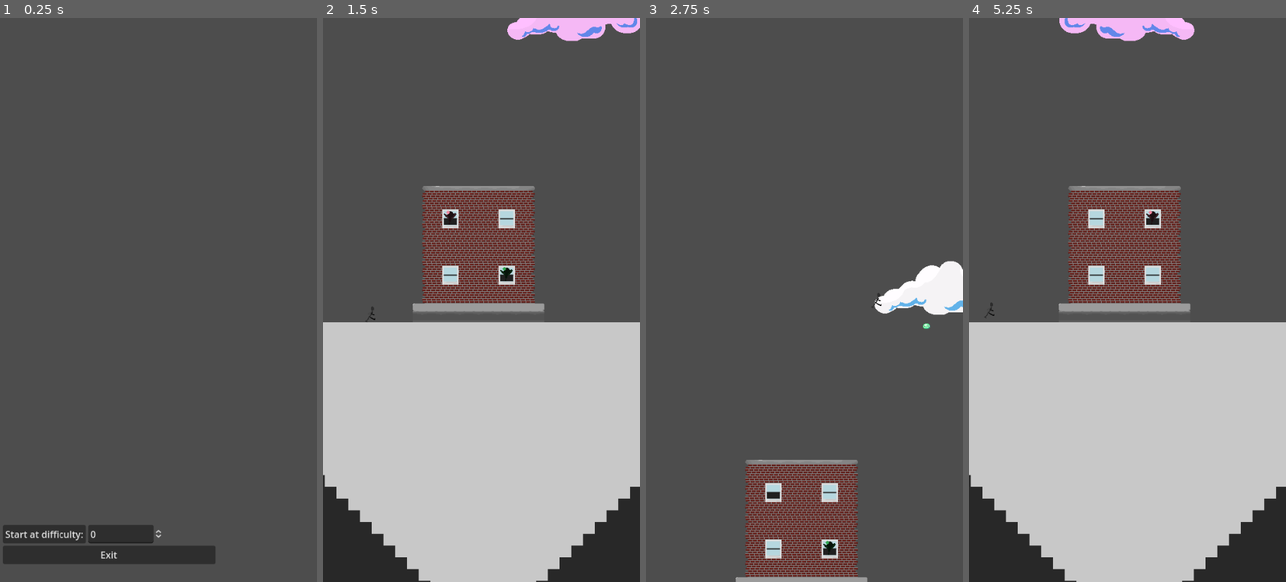
Above: before the commit, frames 1-4 (left to right).
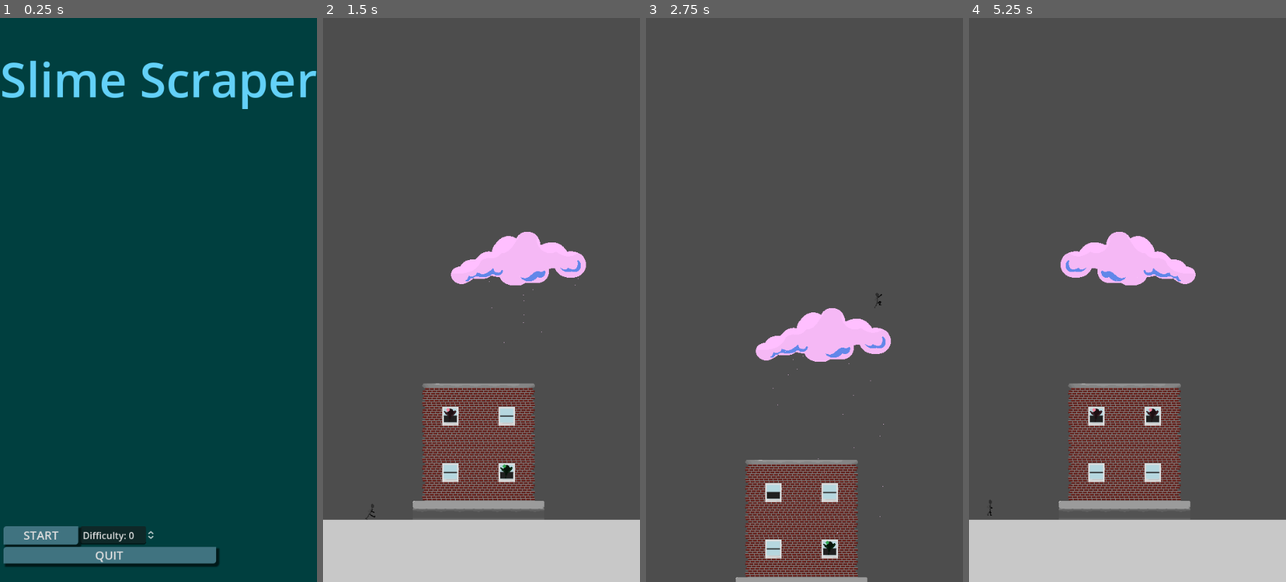
Above: after the commit, the same moments.

Repository: schonewillejacob/SlimeScraper
Game: Godot game, scene res://Data/Scenes/Main.tscn
Two runs of this game, one before a commit and one after it. Both use one fixed random seed, a clock stepped at 60 frames per second and the inputs below. Sound files missing from this copy of the repository are replaced by a short silence.
Inputs:
- Up to frame 1 (0.25 s): no input
- Up to frame 2 (1.5 s): click "Start at difficulty:" (after the commit: "START") at 0.5 s; hold D (user_right) from 1.28 s (still down)
- Up to frame 3 (2.75 s): keep holding D (user_right); tap W (user_up) at 1.52, 2.27 s
- Up to frame 4 (5.25 s): release D (user_right) at 2.78 s; hold A (user_left) 2.78-3.53 s; hold D (user_right) 3.53-5 s; tap W (user_up) at 3.77, 4.52 s; tap Escape (user_decline) at 4.9 s; click "Start at difficulty:" (after the commit: "START") at 5 s

The runs differ from the first frame. In frame 1, 100% of the frame differs, in the area x 0-100%, y 0-100%; in frame 2, 49%; in frame 3, 4.2%; in frame 4, 49%.

Commit message:
menu theme, rain particles.

Diff:
--- a/src/Data/Scenes/Cloud.tscn
+++ b/src/Data/Scenes/Cloud.tscn
@@ -1,7 +1,8 @@
-[gd_scene load_steps=3 format=3 uid="uid://c5v5faouhqdpa"]
+[gd_scene load_steps=4 format=3 uid="uid://c5v5faouhqdpa"]
 
 [ext_resource type="Script" path="res://Data/Scripts/Cloud.gd" id="1_ovjl3"]
 [ext_resource type="Texture2D" uid="uid://csudlgryq5yxg" path="res://Assets/Graphics/Sprites/cloud.png" id="2_rtcqr"]
+[ext_resource type="PackedScene" uid="uid://dmf7j18wj8qut" path="res://Data/Scenes/rain.tscn" id="3_3xrsh"]
 
 [node name="Cloud" type="Node2D" groups=["Cloud"]]
 script = ExtResource("1_ovjl3")
@@ -13,4 +14,8 @@
 [node name="spawn_attempt" type="Timer" parent="."]
 autostart = true
 
+[node name="rain" parent="." instance=ExtResource("3_3xrsh")]
+lifetime = 6.0
+visibility_rect = Rect2(-1000, -1000, 2000, 20000)
+
 [connection signal="timeout" from="spawn_attempt" to="." method="spawn"]
--- a/src/Data/Scenes/Main.tscn
+++ b/src/Data/Scenes/Main.tscn
@@ -1,49 +1,90 @@
-[gd_scene load_steps=3 format=3 uid="uid://c1n3k4tvfl47t"]
+[gd_scene load_steps=6 format=3 uid="uid://c1n3k4tvfl47t"]
 
 [ext_resource type="Script" path="res://Data/Scripts/Main.gd" id="1_luhap"]
 [ext_resource type="AudioStream" uid="uid://c4vev0fcgl1c0" path="res://Assets/Audio/main.wav" id="3_hl3o2"]
 
+[sub_resource type="StyleBoxFlat" id="StyleBoxFlat_nbum2"]
+bg_color = Color(0.25098, 0.45098, 0.501961, 1)
+corner_radius_top_left = 5
+corner_radius_bottom_right = 5
+shadow_size = 3
+shadow_offset = Vector2(4, 4)
+
+[sub_resource type="StyleBoxFlat" id="StyleBoxFlat_4ygsm"]
+
+[sub_resource type="Theme" id="Theme_3n1ot"]
+Button/font_sizes/font_size = 20
+Button/styles/normal = SubResource("StyleBoxFlat_nbum2")
+Button/styles/pressed = SubResource("StyleBoxFlat_4ygsm")
+RichTextLabel/colors/default_color = Color(0.388235, 0.819608, 0.972549, 1)
+RichTextLabel/font_sizes/normal_font_size = 82
+
 [node name="Main" type="Node2D"]
 script = ExtResource("1_luhap")
-
-[node name="Menu" type="VBoxContainer" parent="."]
-custom_minimum_size = Vector2(256, 0)
-anchors_preset = 2
-anchor_top = 1.0
-anchor_bottom = 1.0
-offset_left = 5.0
-offset_top = 863.0
-offset_right = 369.0
-offset_bottom = 951.0
-grow_vertical = 0
-scale = Vector2(0.994902, 1.00848)
-
-[node name="HBoxContainer" type="HBoxContainer" parent="Menu"]
-layout_mode = 2
-
-[node name="start" type="Button" parent="Menu/HBoxContainer"]
-custom_minimum_size = Vector2(128, 0)
-layout_mode = 2
-text = "Start at difficulty:"
-
-[node name="SpinBox" type="SpinBox" parent="Menu/HBoxContainer"]
-custom_minimum_size = Vector2(128, 0)
-layout_mode = 2
-
-[node name="options" type="Button" parent="Menu"]
-visible = false
-layout_mode = 2
-text = "Options"
-
-[node name="exit" type="Button" parent="Menu"]
-layout_mode = 2
-text = "Exit
-"
 
 [node name="ASP" type="AudioStreamPlayer" parent="."]
 stream = ExtResource("3_hl3o2")
 autoplay = true
 
-[connection signal="pressed" from="Menu/HBoxContainer/start" to="." method="start_game"]
-[connection signal="pressed" from="Menu/options" to="." method="options"]
-[connection signal="pressed" from="Menu/exit" to="." method="exit_game"]
+[node name="Control" type="Control" parent="."]
+layout_mode = 3
+anchors_preset = 0
+offset_right = 40.0
+offset_bottom = 40.0
+theme = SubResource("Theme_3n1ot")
+
+[node name="ColorRect" type="ColorRect" parent="Control"]
+custom_minimum_size = Vector2(540, 960)
+offset_right = 540.0
+offset_bottom = 960.0
+color = Color(0, 0.247059, 0.247059, 1)
+
+[node name="RichTextLabel" type="RichTextLabel" parent="Control"]
+custom_minimum_size = Vector2(540, 0)
+layout_mode = 0
+offset_top = 47.0
+offset_right = 540.0
+offset_bottom = 160.0
+text = "Slime Scraper"
+fit_content = true
+scroll_active = false
+tab_size = 8
+
+[node name="Menu" type="VBoxContainer" parent="Control"]
+custom_minimum_size = Vector2(256, 0)
+layout_mode = 1
+anchors_preset = 2
+anchor_top = 1.0
+anchor_bottom = 1.0
+offset_left = 6.0
+offset_top = 825.0
+offset_right = 370.0
+offset_bottom = 913.0
+grow_vertical = 0
+scale = Vector2(0.994902, 1.00848)
+
+[node name="HBoxContainer" type="HBoxContainer" parent="Control/Menu"]
+layout_mode = 2
+
+[node name="start" type="Button" parent="Control/Menu/HBoxContainer"]
+custom_minimum_size = Vector2(128, 0)
+layout_mode = 2
+text = "START"
+
+[node name="SpinBox" type="SpinBox" parent="Control/Menu/HBoxContainer"]
+custom_minimum_size = Vector2(128, 0)
+layout_mode = 2
+prefix = "Difficulty:"
+
+[node name="options" type="Button" parent="Control/Menu"]
+visible = false
+layout_mode = 2
+text = "Options"
+
+[node name="exit" type="Button" parent="Control/Menu"]
+layout_mode = 2
+text = "QUIT"
+
+[connection signal="pressed" from="Control/Menu/HBoxContainer/start" to="." method="start_game"]
+[connection signal="pressed" from="Control/Menu/options" to="." method="options"]
+[connection signal="pressed" from="Control/Menu/exit" to="." method="exit_game"]
--- a/src/Data/Scenes/PlayArea.tscn
+++ b/src/Data/Scenes/PlayArea.tscn
@@ -1,11 +1,10 @@
-[gd_scene load_steps=10 format=3 uid="uid://dhuuw76udngo3"]
+[gd_scene load_steps=9 format=3 uid="uid://dhuuw76udngo3"]
 
 [ext_resource type="PackedScene" uid="uid://dlea8lco0wv1f" path="res://Data/Scenes/Player.tscn" id="2_tilqw"]
 [ext_resource type="PackedScene" uid="uid://c6loarmpx1hpt" path="res://Data/Scenes/Building.tscn" id="3_cthy5"]
 [ext_resource type="PackedScene" uid="uid://eh3ftx371nv6" path="res://Data/Scenes/Floor.tscn" id="3_iqxc3"]
 [ext_resource type="Script" path="res://Data/Scripts/Musicbox.gd" id="4_80uag"]
 [ext_resource type="AudioStream" uid="uid://c4vev0fcgl1c0" path="res://Assets/Audio/main.wav" id="4_kw2ke"]
-[ext_resource type="PackedScene" uid="uid://c5v5faouhqdpa" path="res://Data/Scenes/Cloud.tscn" id="5_g2g3w"]
 [ext_resource type="Script" path="res://Data/Scripts/CameraCarrier2D.gd" id="6_f53lg"]
 [ext_resource type="AudioStream" uid="uid://d45kbfubirvi" path="res://Assets/Audio/rain.wav" id="6_lpduh"]
 [ext_resource type="Script" path="res://Data/Scripts/RainPlayer.gd" id="7_x52aa"]
@@ -13,9 +12,6 @@
 [node name="PlayArea" type="Node2D"]
 
 [node name="stage" type="Node" parent="."]
-
-[node name="Cloud" parent="stage" instance=ExtResource("5_g2g3w")]
-position = Vector2(271, 263)
 
 [node name="Building" parent="stage" instance=ExtResource("3_cthy5")]
 position = Vector2(297, 592)
@@ -30,8 +26,7 @@
 max_polyphony = 9
 script = ExtResource("4_80uag")
 
-[node name="rain_player" type="AudioStreamPlayer2D" parent="stage"]
-position = Vector2(283, 605)
+[node name="rain_player" type="AudioStreamPlayer" parent="stage"]
 stream = ExtResource("6_lpduh")
 autoplay = true
 script = ExtResource("7_x52aa")
--- a/src/Data/Scenes/Player.tscn
+++ b/src/Data/Scenes/Player.tscn
@@ -186,7 +186,7 @@
 anim_player = NodePath("../AnimationPlayer")
 active = true
 parameters/playback = SubResource("AnimationNodeStateMachinePlayback_c5kwo")
-parameters/Jump/blend_position = -0.00508475
+parameters/Jump/blend_position = -0.254237
 
 [node name="AnimationPlayer" type="AnimationPlayer" parent="."]
 libraries = {
--- a/src/Data/Scenes/Slime.tscn
+++ b/src/Data/Scenes/Slime.tscn
@@ -120,7 +120,7 @@
 sprite_frames = SubResource("SpriteFrames_yyy5h")
 animation = &"idle"
 autoplay = "idle"
-frame_progress = 0.936985
+frame_progress = 0.321338
 
 [node name="CollisionShape2D" type="CollisionShape2D" parent="."]
 position = Vector2(0, 1)
--- a/src/Data/Scenes/menus/RoundTransition.tscn
+++ b/src/Data/Scenes/menus/RoundTransition.tscn
@@ -1,3 +1,14 @@
 [gd_scene format=3 uid="uid://m1wwjpbwjhil"]
 
-[node name="RoundTransition" type="Node2D"]
+[node name="RoundTransition" type="Control"]
+layout_mode = 3
+anchors_preset = 0
+size_flags_horizontal = 6
+size_flags_vertical = 6
+
+[node name="ColorRect" type="ColorRect" parent="."]
+custom_minimum_size = Vector2(540, 960)
+layout_mode = 0
+offset_right = 40.0
+offset_bottom = 40.0
+color = Color(0, 0.247059, 0.247059, 1)
--- /dev/null
+++ b/src/Data/Scenes/rain.tscn
@@ -0,0 +1,19 @@
+[gd_scene load_steps=2 format=3 uid="uid://dmf7j18wj8qut"]
+
+[sub_resource type="ParticleProcessMaterial" id="ParticleProcessMaterial_gpfsy"]
+emission_shape = 3
+emission_box_extents = Vector3(96, 1, 1)
+particle_flag_disable_z = true
+direction = Vector3(-10, 10, 0)
+spread = 0.0
+gravity = Vector3(0, 200, 0)
+initial_velocity_min = 35.0
+initial_velocity_max = 35.0
+orbit_velocity_min = 0.0
+orbit_velocity_max = 0.0
+color = Color(1, 0.803922, 0.988235, 1)
+
+[node name="rain" type="GPUParticles2D"]
+amount = 75
+process_material = SubResource("ParticleProcessMaterial_gpfsy")
+lifetime = 3.0
--- a/src/Data/Scripts/Building.gd
+++ b/src/Data/Scripts/Building.gd
@@ -7,6 +7,7 @@
 # Loads
 @onready var map = $BaseMap
 @onready var civilian_class = preload("res://Data/Scenes/Civilian.tscn")
+@onready var cloud_class = preload("res://Data/Scenes/Cloud.tscn")
 # Civilian mgmt
 var civilian_list = []
 var civilian_max : int = 0
@@ -20,12 +21,11 @@
 	for body in get_overlapping_bodies():
 		if body.has_method("hit_building"):
 			var nearest = null
-			for civs in civilian_list:
-				if nearest == null || body.global_position.distance_to(civs.global_position) < nearest:
-					nearest = civs.global_position.distance_to(body.global_position)
+			for civ in civilian_list:
+				if nearest == null || (body.global_position - civ.global_position) < nearest:
+					nearest = civ.global_position - body.global_position
 			if nearest:
-				body.hit_building(nearest)
-#				print(nearest)
+				body.hit_building(nearest.normalized())
 
 
 
@@ -60,9 +60,9 @@
 
 #				Window
 				if k==1:
-					if randf() < .25:
+					if randf() < .35:
 						var inst_civilian = civilian_class.instantiate()
-						civilian_max += 1
+						GameController.civilians_total += 1
 						inst_civilian.set_global_position(map.map_to_local(Vector2i(startingPosX,startingPosY+k)) + transform.origin)
 						inst_civilian.set_collision_layer_value(5, true)
 						inst_civilian._parent = self
@@ -91,7 +91,12 @@
 	var shape_height = ((buildingHeight * 3) * 32)*2
 	$CollisionShape2D.set_shape(RectangleShape2D.new())
 	$CollisionShape2D.shape.size = Vector2(shape_width,shape_height)
-	#	Guard clause: empty level
+#	create clouds
+	for c in ceil((GameController.difficulty+1)/16.0):
+		var cloud_inst = cloud_class.instantiate()
+		cloud_inst.transform = transform
+		add_child(cloud_inst)
+#	Guard clause: empty level
 	if civilian_list == []:
 		print("Reloading, empty civilian_list (guard triggered)")
 		reload_building()
@@ -99,6 +104,8 @@
 func reload_building():
 	map.clear() 									# Clear the tilemap
 	get_tree().call_group("Civilian","rescue",0) 	# Remove civilians
+	get_tree().call_group("Cloud","queue_free") 	# Remove civilians
 	civilian_list = []								# Empty list
-	civilian_max = 0
+	GameController.civilians_rescued = 0
+	GameController.civilians_total = 0
 	create_building(GameController.difficulty)		# Recreate building
--- a/src/Data/Scripts/CameraCarrier2D.gd
+++ b/src/Data/Scripts/CameraCarrier2D.gd
@@ -1,12 +1,9 @@
 extends Camera2D
 
-var max_y = 450.0
+var max_y = 250.0
 @export var playerPath : NodePath
 @onready var player = get_node(playerPath)
 
-func _ready():
-#	Protect against naked executions
-	if player: max_y = player.transform.origin.y
 
 func _physics_process(delta):
 	carry_to_player(delta)
--- a/src/Data/Scripts/Cloud.gd
+++ b/src/Data/Scripts/Cloud.gd
@@ -4,12 +4,13 @@
 @onready var spawn_attempt : Timer = $spawn_attempt
 @onready var slime_class = preload("res://Data/Scenes/Slime.tscn")
 
-@onready var wrap_width = (get_viewport_rect().size.x / 2) + 32 # This value is equal to the width of the player.
-@onready var wrap_xpos = transform.origin.x
+@onready var wrap_width = (get_viewport_rect().size.x / 2) # This value is equal to the width of the player.
+@onready var wrap_xpos = 256
 
 @onready var P = clamp(1 - (1/float(GameController.difficulty)), .25, 1 )
 
 var red_mod : float = 0
+var SPEED = 25
 
 func _ready():
 #	50/50 chance to flip xscale
@@ -23,11 +24,10 @@
 #	Set height
 	var Height : int = clamp(ceil(GameController.difficulty/2), 2, 9999) # Every six difficulty points, the height goes up 2 levels
 	Height = Height + (Height%2) # guarentee an even result
-	set_position(Vector2(get_global_position().x + (randi()%400 - 200), 512 - ((Height+2)*96)))
+	set_position(Vector2(randi()%540 - 270, (-(Height+2)*96)))
 
-
-func _process(_delta):
-	transform.origin.x += 1
+func _process(delta):
+	global_position.x -= delta * SPEED
 	wrap_around(wrap_xpos - wrap_width, wrap_xpos + wrap_width)
 	red_mod = clamp(red_mod-0.001, .75, 1)
 	sprite.modulate = Color(1, red_mod, 1)
@@ -42,7 +42,7 @@
 		get_parent().add_child(slime_inst)
 
 func wrap_around(left : int, right : int):
-	if transform.origin.x > right:
-		transform.origin.x = left
-	elif transform.origin.x < left:
-		transform.origin.x = right
+	if global_position.x > right:
+		global_position.x = left
+	elif global_position.x < left:
+		global_position.x = right
--- a/src/Data/Scripts/GameController.gd
+++ b/src/Data/Scripts/GameController.gd
@@ -6,10 +6,13 @@
 var difficulty : int = 1
 var score : int = 0
 var health : int = 3
+var civilians_rescued : = 0
+var civilians_total : = 0
 
 # Stored references
 var player : CharacterBody2D
 var building : Area2D
+var musicSync
 
 
 func _ready():
@@ -19,4 +22,6 @@
 	if health < 1:
 		print("Game over")
 	elif building.civilian_list != []:
-		pass
+		print("Civs present")
+	else:
+		print("health good, no civs")
--- a/src/Data/Scripts/Main.gd
+++ b/src/Data/Scripts/Main.gd
@@ -1,8 +1,8 @@
 extends Node2D
 # This scene contains the main menu
 
-@onready var spinBox = $Menu/HBoxContainer/SpinBox
-@onready var audioPlayer = self.get_parent().get_node("ASP")
+@onready var spinBox = $Control/Menu/HBoxContainer/SpinBox
+@onready var audioPlayer = $ASP
 @onready var class_playArea = preload("res://Data/Scenes/PlayArea.tscn")
 @onready var save_path = "user://highscore.save"
 
@@ -30,5 +30,5 @@
 func start_game():
 	GameController.difficulty = spinBox.value
 	print("starting new game at diffculty "+str(GameController.difficulty))
-
+	GameController.musicSync = audioPlayer.get_playback_position()
 	get_tree().change_scene_to_file("res://Data/Scenes/PlayArea.tscn")
--- a/src/Data/Scripts/Musicbox.gd
+++ b/src/Data/Scripts/Musicbox.gd
@@ -7,6 +7,9 @@
 
 var flag_pitchDown : bool = true;
 var counter = 0
+
+func _ready():
+	seek(GameController.musicSync)
 
 func _process(delta):
 	if (flag_pitchDown):
--- a/src/Data/Scripts/Player.gd
+++ b/src/Data/Scripts/Player.gd
@@ -53,13 +53,16 @@
 	velocity = (-JUMP_HEIGHT) * hit_direction.normalized()
 
 func process_animation():
+	if abs(sign(velocity.x)) > 0.1:
+		# Align to velocity
+		if sign(velocity.x) > 0:
+			sprite.flip_h = false
+		else:
+			sprite.flip_h = true
+	# Match sprite to state
 	match state:
-		_:
-			if abs(sign(velocity.x)) > 0.1:
-				if sign(velocity.x) > 0:
-					sprite.flip_h = false
-				else:
-					sprite.flip_h = true
+		States.Recovering:
+			at.get("parameters/playback").travel("Hurt")
 		States.Idle:
 			at.get("parameters/playback").travel("Idle")
 		States.Jump:
@@ -67,8 +70,6 @@
 			at.set("parameters/Jump/blend_position", sign(velocity.y))
 		States.Run:
 			at.get("parameters/playback").travel("Run")
-		States.Recovering:
-			at.get("parameters/playback").travel("Hurt")
 
 func process_ui():
 #	Menuing
@@ -76,21 +77,25 @@
 		get_tree().change_scene_to_file("res://Data/Scenes/Main.tscn")
 #	Movement
 	if state == States.Recovering: # Guards against movement if state isn't right
-		pass
+		return
 	x_axis = Input.get_axis("user_left", "user_right")
-
 	jump = bool(Input.is_action_just_pressed("user_up") && is_on_floor())
 
 func process_movement(delta):
 #	Gravity.
 	velocity.y += GRAVITY * delta
-#	Jumping.
-	if jump and is_on_floor():
-		state = States.Jump
-		velocity.y = JUMP_HEIGHT
 #	Lateral speed.
 	if state != States.Recovering:
 		velocity.x = x_axis * SPEED
+		if is_on_floor():
+			if x_axis == 0.0:
+				state = States.Idle
+			else:
+				state = States.Run
+#	Jumping.
+	if jump:
+		state = States.Jump
+		velocity.y = JUMP_HEIGHT
 #	Move
 	move_and_slide()
 
@@ -109,6 +114,7 @@
 				$recovery_timer.start()
 				sprite.modulate = Color(1,.5,.5)
 				state = States.Recovering
+				x_axis = 0.0
 				bounce_direction(Vector2( sign(get_global_position().x - slide_collider.get_global_position().x), -1))#left or right?
 				slide_collider.apply_impulse(Vector2(randfn(0.0,1.0), -300))
 
--- a/src/Data/Scripts/RainPlayer.gd
+++ b/src/Data/Scripts/RainPlayer.gd
@@ -1,9 +1,9 @@
-extends AudioStreamPlayer2D
+extends AudioStreamPlayer
 
 
 
 @onready var main_track = preload("res://Assets/Audio/rain.wav")
-@export var TARGET_VOLUME = 1.2
+@export var TARGET_VOLUME = 2.5
 
 var flag_volumeUp : bool = true;
 var counter = 0
@@ -11,11 +11,14 @@
 func _process(delta):
 	if (flag_volumeUp):
 		volume_db += 0.005*counter
-		counter += .1
+		counter += .5
 	# Clamp to a) constrain to lower limit for conditional and b) get the desired outcome.
-	volume_db = clamp(volume_db, TARGET_VOLUME, 99)
+	volume_db = clamp(volume_db, 0, TARGET_VOLUME)
 	if volume_db-TARGET_VOLUME == 0.0: flag_volumeUp = false
 
 func restart_loop():
 	stream = main_track
 	play()
+
+func update_volume():
+	TARGET_VOLUME = clamp(1.0 + GameController.difficulty/10, 0.7, 5)
--- a/src/Data/Scripts/Slime.gd
+++ b/src/Data/Scripts/Slime.gd
@@ -27,13 +27,13 @@
 	apply_central_impulse(RAIN_DIRECTION * STRENGTH * 10)
 	state = States.Falling
 
-func _physics_process(_delta):
-	process_movement()
+func _physics_process(delta):
+	process_movement(delta)
 	flip()
 
 
 
-func process_movement():
+func process_movement(delta):
 	match (state):
 		States.Falling:
 #			Just came from the cloud, should look ~45deg. due to speed.
@@ -62,6 +62,7 @@
 					state = States.Falling
 		States.Attached:
 #			Move towards the target.
+			if target: global_position += (target * delta)
 			pass
 
 func die():
@@ -78,12 +79,14 @@
 
 func hit_building(nearest_civilian_direction):
 #	Stop/Sleep/Remove building mask
+	gravity_scale = 0
+	target = nearest_civilian_direction
 	set_collision_layer_value(4, false)
-#	target = nearest_civilian_direction
 	state = States.Attached
 	sleeping = true
 
 func knocked_off():
-	if is_sleeping():
+	if state == States.Attached:
 		print("Knocked off!")
+		gravity_scale = 0.8
 		state = States.Falling
